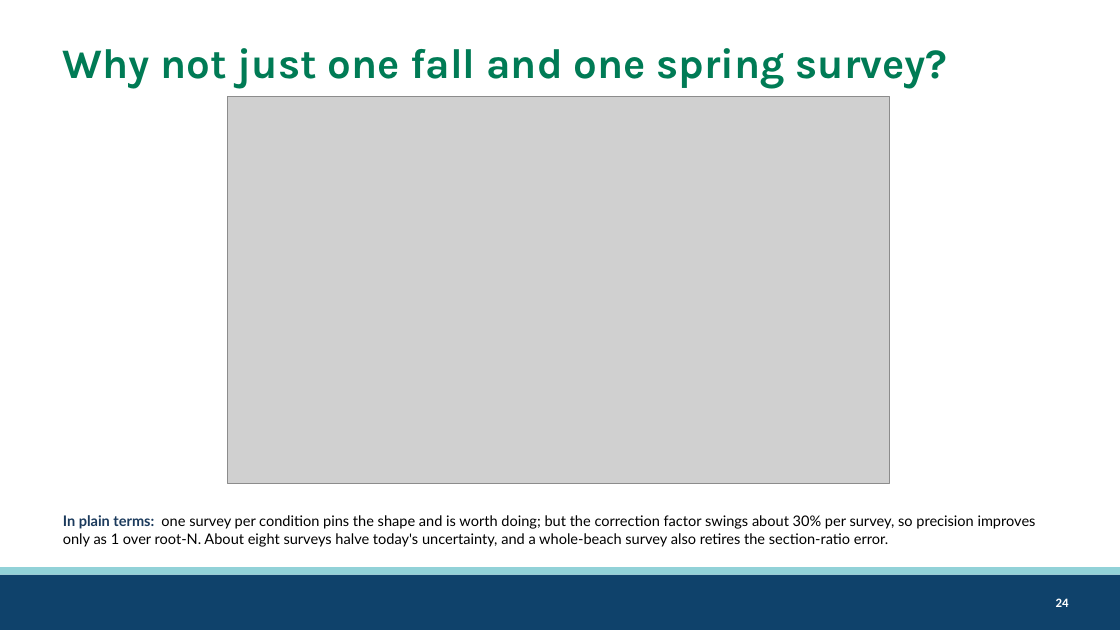
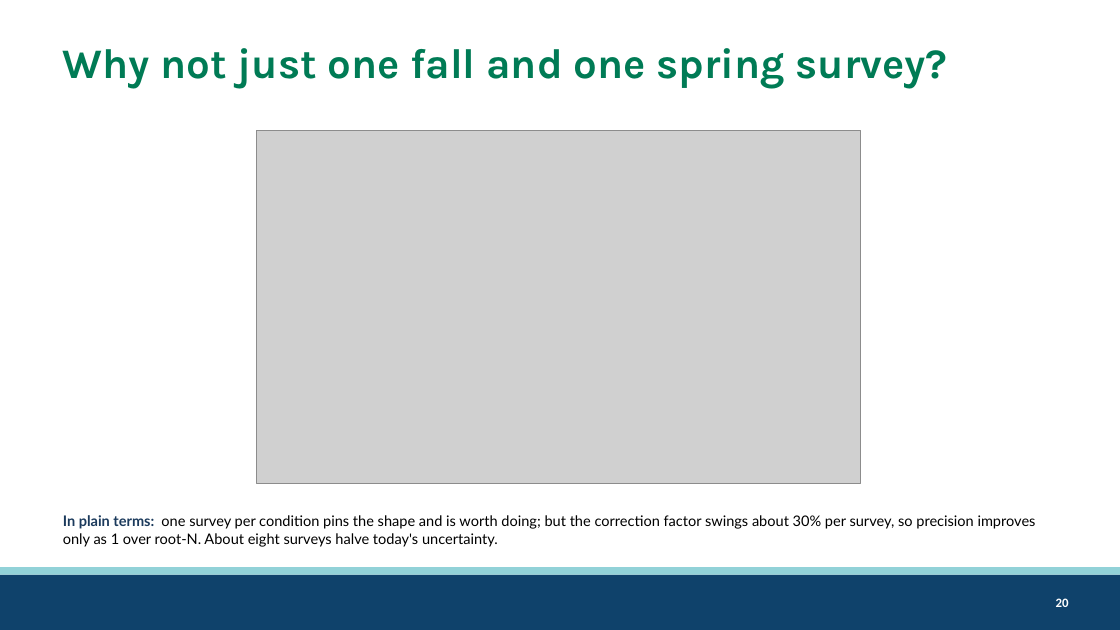
Before and after one commit to mattgeorgephd/razor-clam-harvest-monitoring, a slide deck: slide 20 of 07_presentations/razor-clam-sampling-design.pptx (slide 24 before the commit). Drawn at 1120x630 pixels with LibreOffice and Linux fonts; fonts in the diff are those of the drawing; grey boxes stand for pictures; background and template pictures are left out. Boxes give left, top, right and bottom in pixels: in the first picture for what was removed or moved away, otherwise in the second. Text is boxed around its words. In the diff, an @@ line names an element or a change of style, - is before the commit and + after.

Commit message:
donor beach analysis

```diff
--- a/07_presentations/razor-clam-sampling-design.pptx
+++ b/07_presentations/razor-clam-sampling-design.pptx
@@ picture: place and size @@
-picture at <box>228,97,891,483</box>
+picture at <box>256,130,861,483</box>
@@ text at <box>63,515,1036,547</box>: text changed @@
-In plain terms: one survey per condition pins the shape and is worth doing; but the correction factor swings about 30% per survey, so precision improves only as 1 over root-N. About eight surveys halve today's uncertainty, and a whole-beach survey also retires the section-ratio error.
+In plain terms: one survey per condition pins the shape and is worth doing; but the correction factor swings about 30% per survey, so precision improves only as 1 over root-N. About eight surveys halve today's uncertainty.
@@ page number at <box>1056,598,1069,607</box>: text changed @@
-24
+20
```
Also in this commit, not shown: 17 other slides changed, 9 slides added, 7 slides removed, 5 other files.
